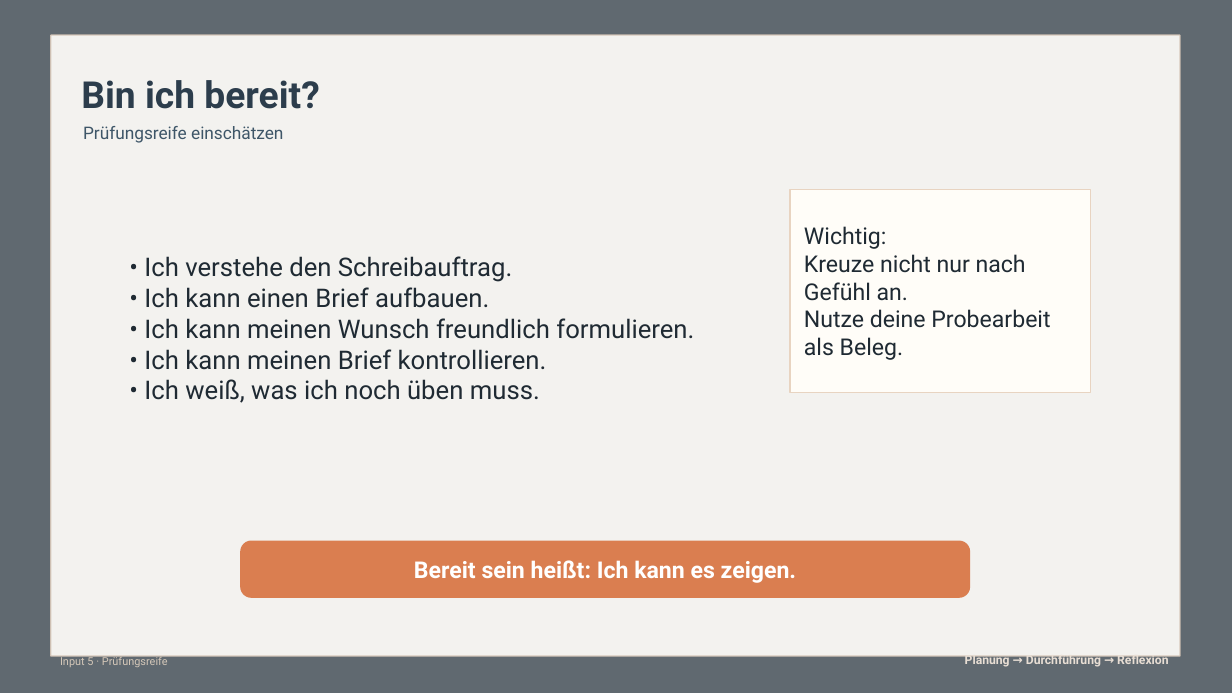
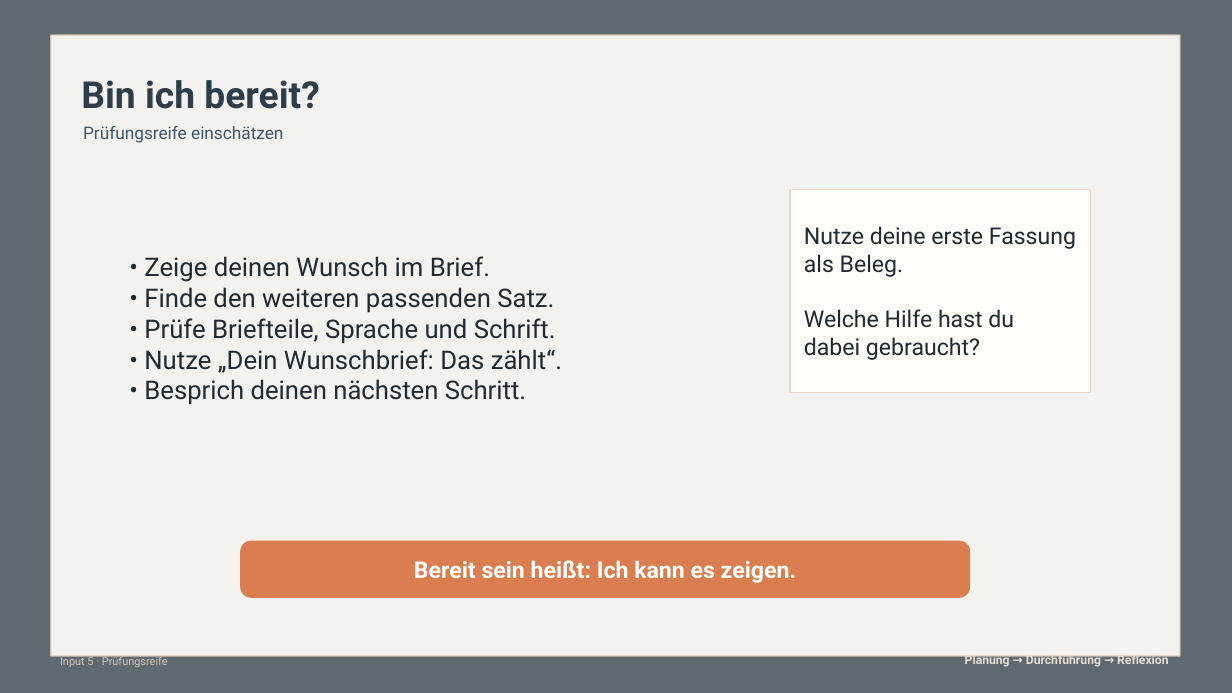
Before and after one commit to technikerleben/d5ur1-wunschbriefe, a slide deck: slide 21 of praesentationen/Impulse_Wunschbriefe_SRL_Mathe.pptx. Drawn at 1232x693 pixels with LibreOffice and Linux fonts; fonts in the diff are those of the drawing; background and template pictures are left out. Boxes give left, top, right and bottom in pixels: in the first picture for what was removed or moved away, otherwise in the second. Text is boxed around its words. In the diff, an @@ line names an element or a change of style, - is before the commit and + after.

Commit message:
Schritt 8: Impulse, A3-Cockpit und Materialübersichten mit Papierlernweg angleichen

```diff
--- a/praesentationen/Impulse_Wunschbriefe_SRL_Mathe.pptx
+++ b/praesentationen/Impulse_Wunschbriefe_SRL_Mathe.pptx
@@ text at box(804, 226, 1076, 360): text changed @@
-Wichtig:
-Kreuze nicht nur nach Gefühl an.
-Nutze deine Probearbeit als Beleg.
+Nutze deine erste Fassung als Beleg.
+Welche Hilfe hast du dabei gebraucht?
@@ text at box(144, 256, 562, 405): text changed @@
-• Ich verstehe den Schreibauftrag.
-• Ich kann einen Brief aufbauen.
-• Ich kann meinen Wunsch freundlich formulieren.
-• Ich kann meinen Brief kontrollieren.
-• Ich weiß, was ich noch üben muss.
+• Zeige deinen Wunsch im Brief.
+• Finde den weiteren passenden Satz.
+• Prüfe Briefteile, Sprache und Schrift.
+• Nutze „Dein Wunschbrief: Das zählt“.
+• Besprich deinen nächsten Schritt.
```
Also in this commit, not shown: 23 other slides changed, 8 other files.
